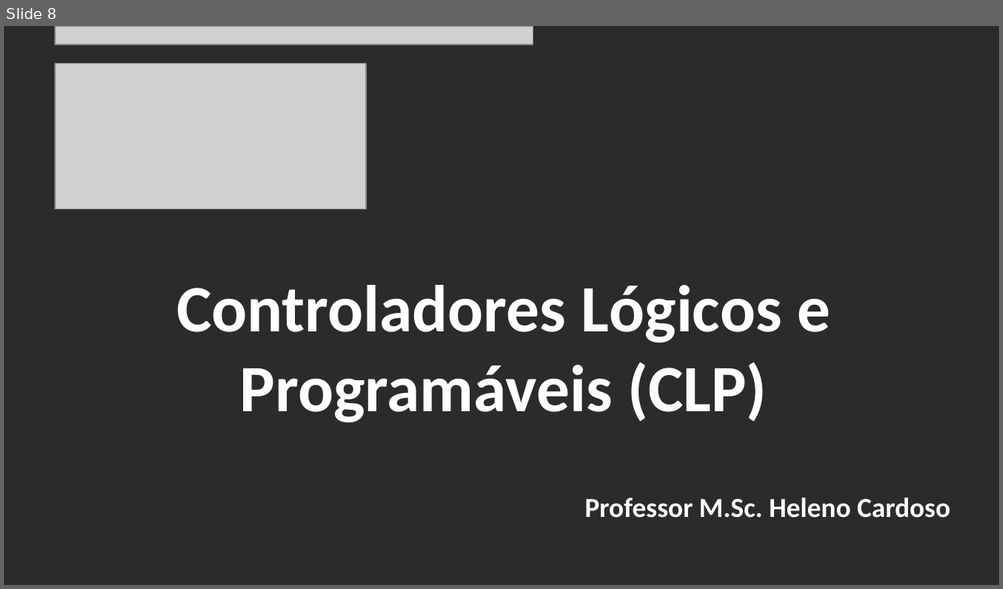
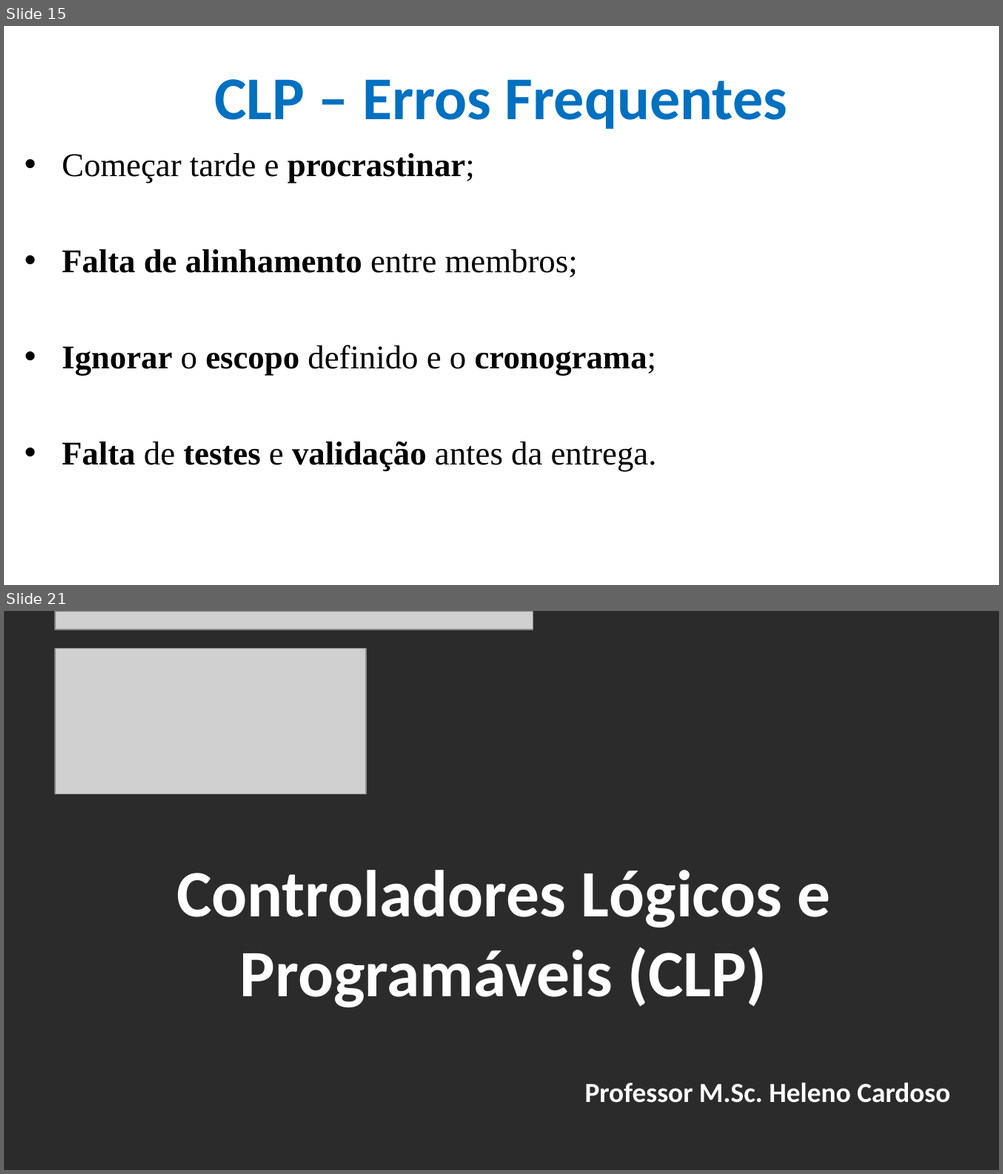
Before and after one commit to CloudEducationBrazil/WydenUniRuyControladoresLogicosProgCLP, a slide deck: 01 Classes/Aula10 - CLP - Recomendações Projetos Supervisórios.pptx. Shown one above the other, each under a label of ours: slide 8 before the commit, slides 15 and 21 after it; the slides between them are not shown. The pictures are 1003x589 and 1003x1174 pixels, drawn with LibreOffice and Linux fonts; fonts in the diff are those of the drawing; grey boxes stand for pictures; background and template pictures are left out; a plain dark background stands for a picture behind light text. Boxes give left, top, right and bottom in pixels: in the first picture for what was removed or moved away, otherwise in the second. Text is boxed around its words. In the diff, an @@ line names an element or a change of style, - is before the commit and + after.

```diff
--- a/01 Classes/Aula10 - CLP - Recomendações Projetos Supervisórios.pptx
+++ b/01 Classes/Aula10 - CLP - Recomendações Projetos Supervisórios.pptx
@@ slide 15 added at [4,26,999,585], background picture (left out) @@
@@ title added at [214,79,787,129], 44 pt, text #0070C0, bold @@
+CLP – Erros Frequentes
@@ text added at [62,153,657,472], 24 pt, text #000000, bold @@
+• Começar tarde e procrastinar;
+• Falta de alinhamento entre membros;
+• Ignorar o escopo definido e o cronograma;
+• Falta de testes e validação antes da entrega.
@@ what was slide 8 is now slide 21 @@
```
Also in this commit, not shown: 6 slides changed, 12 other slides added, 1 other file.
